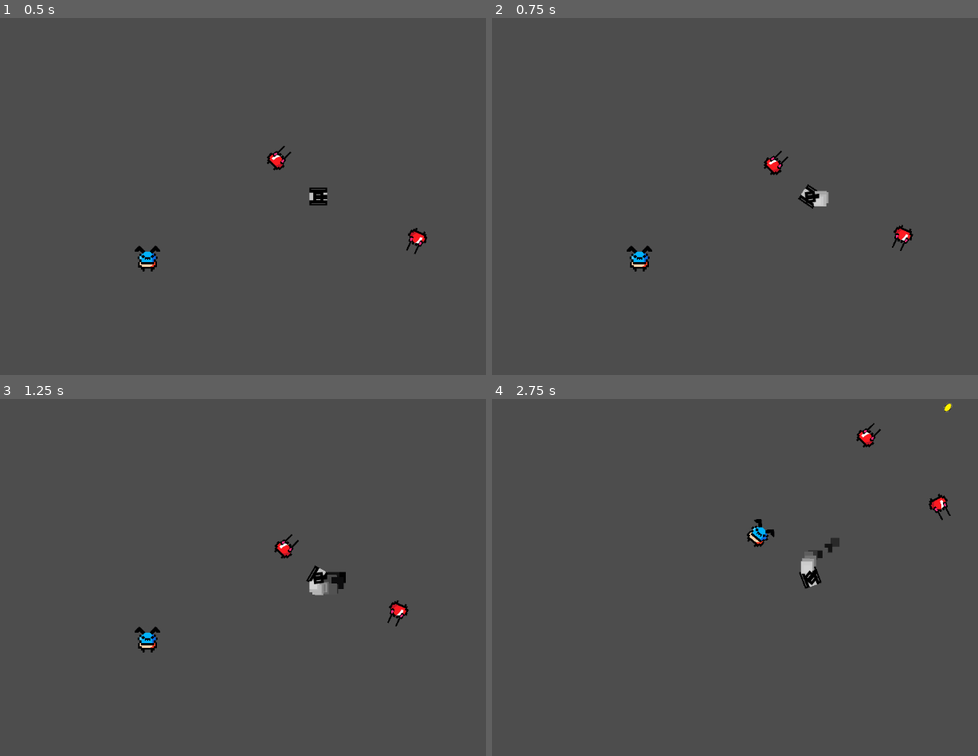
Above: before the commit, frames 1-4 (two rows, left to right).
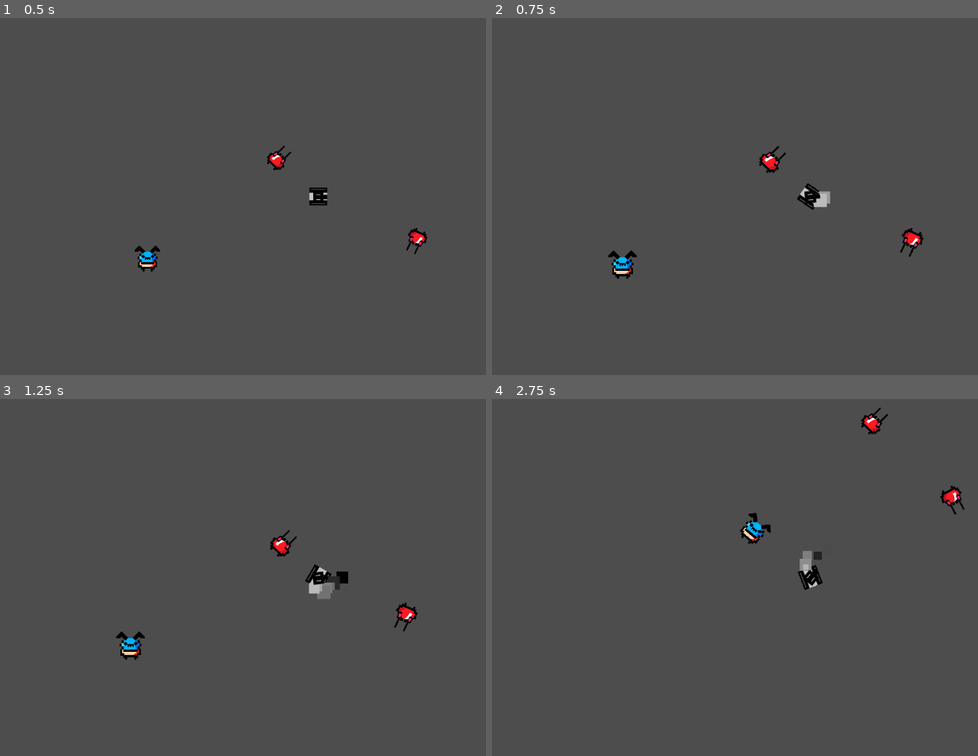
Above: after the commit, the same moments.

Repository: TheCrusty/Biotank-demake
Game: Godot game, scene res://levels/test_level.tscn
The game is run twice, just before and just after one commit, with the same random seed, the same clock (stepped at 60 frames per second) and the same inputs.
Inputs (mouse positions are in pixels of both pictures, inside the frame that each line leads up to):
- Up to frame 1 (0.5 s): no input
- Up to frame 2 (0.75 s): move the mouse to (948, 178) at 0.52 s; hold D (Rotate_Right) from 0.53 s (still down); hold Shift (Boost) from 0.53 s (still down)
- Up to frame 3 (1.25 s): keep holding D (Rotate_Right); keep holding Shift (Boost)
- Up to frame 4 (2.75 s): move the mouse to (681, 595) at 1.27 s; release D (Rotate_Right) at 1.28 s; release Shift (Boost) at 1.28 s; hold S (Reverse) 1.28-2.03 s; tap Shift (Boost) at 1.35 s; move the mouse to (875, 498) at 2.02 s; hold D (Rotate_Right) from 2.03 s (still down); hold Shift (Boost) from 2.03 s (still down); tap Space (Shoot) at 2.1 s

Frame 1 is identical in both runs. In frame 2, 1.1% of the frame differs, in the area x 23-89%, y 35-74%; in frame 3, 1.2%; in frame 4, 1.3%, in the area x 50-98%, y 1-54%.

Commit message:
added zoom but could really use tween.

Diff:
--- a/levels/player.gd
+++ b/levels/player.gd
@@ -20,9 +20,13 @@
 	if Input.is_action_pressed("Boost"):
 		current_boost = boost_power
 		$BoostParticles.emitting = true
+		$Camera2D.zoom.y = 1.10
+		$Camera2D.zoom.x = 1.10
 	else:
 		current_boost = 0
 		$BoostParticles.emitting = false
+		$Camera2D.zoom.y = 1
+		$Camera2D.zoom.x = 1
 
 	if Input.is_action_just_pressed("Shoot"):
 		var projectile_instance = projectile.instantiate()
--- a/levels/player.tscn
+++ b/levels/player.tscn
@@ -45,5 +45,5 @@
 material = SubResource("CanvasItemMaterial_u7v3f")
 position = Vector2(16, 5.96047e-08)
 rotation = -3.18565
-amount = 40
+amount = 10
 process_material = ExtResource("4_yf1rt")
